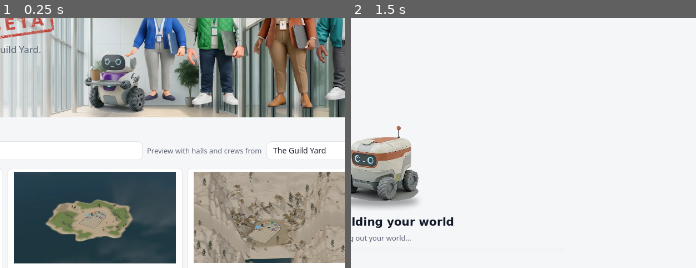
Above: before the commit, frames 1-2 (left to right).
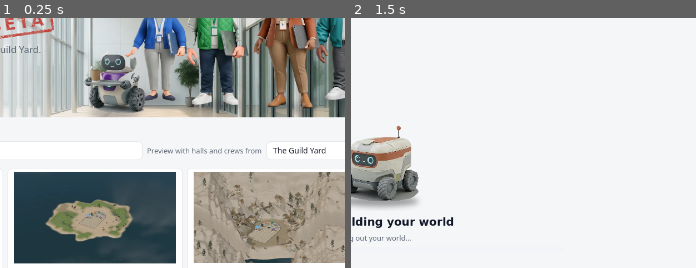
Above: after the commit, the same moments.

Repository: oddessentials/agent-guild-builders
Game: Godot game, scene res://src/ui/main.tscn
The game is run twice, just before and just after one commit, with the same random seed, the same clock (stepped at 60 frames per second) and the same inputs.
Inputs (mouse positions are % of the whole screen's width and height, from its top left):
- Up to frame 1 (0.25 s): no input
- Up to frame 2 (1.5 s): click "Blank Open ground and the Yar…" at 0.5 s; tap Enter at 1.25 s; move the mouse to (36, 70) at 1.27 s; hold W from 1.28 s (still down); tap M at 1.35 s; click (36, 70) at 1.42 s
The pictures show only the part of the screen within x 28-78%, y 17-67%; the shares and areas given below are measured in that part.

The runs differ from the first frame. In frame 1, 0.1% of the frame differs, in the area x 20-80%, y 75-97%; in frame 2, nothing differs.

Commit message:
Fix stale limits, drags, slider undo, protected ground and the clean kit build
Co-Authored-By: Claude Opus 5.5 <noreply@anthropic.com>

Diff:
--- a/src/core/templates.gd
+++ b/src/core/templates.gd
@@ -95,6 +95,17 @@
 	_scatter(doc, rng, noise, ["stone", "boulder"], 80, 18.0, 140.0, 0.0, 1.0)
 	return doc
 
+## The last word on any land shape: flat where crews stand, easing out from there,
+## and never high enough to hide the Yard.
+static func _clear_the_yard(doc: WorldDoc) -> void:
+	var res := WorldDoc.TERRAIN_RES
+	var limits := Clearance.terrain_limits()
+	for j in res:
+		for i in res:
+			var p := WorldDoc.cell_to_world(i, j)
+			var o := j * res + i
+			doc.heights[o] = minf(doc.heights[o], limits[o]) * smoothstep(2.0, 24.0, Clearance.live_distance(p.x, p.y))
+
 static func _blank(doc: WorldDoc, rng: Rng, noise: ValueNoise) -> void:
 	_shape(doc, noise, 2.5, 6.0)
 	_paint(doc, noise, 1000.0, 0.62)
@@ -103,7 +114,6 @@
 static func _island(doc: WorldDoc, rng: Rng, noise: ValueNoise) -> void:
 	doc.data.water_level = -0.6
 	var res := WorldDoc.TERRAIN_RES
-	var limits := Clearance.terrain_limits()
 	var centre := Vector2(0.0, 10.0)
 	for j in res:
 		for i in res:
@@ -112,9 +122,10 @@
 			var a := off.angle()
 			var coast := 66.0 + (noise.fbm(cos(a) * 1.7 + 4.0, sin(a) * 1.7 + 6.0) - 0.5) * 54.0
 			var d := off.length()
-			var bump := (noise.fbm(p.x * 0.03, p.y * 0.03) - 0.35) * 5.0 * smoothstep(2.0, 22.0, Clearance.live_distance(p.x, p.y))
+			var bump := (noise.fbm(p.x * 0.03, p.y * 0.03) - 0.35) * 5.0
 			var land := maxf(bump, float(doc.data.water_level) + 0.5)
-			doc.heights[j * res + i] = minf(lerpf(land, -7.0, smoothstep(coast - 12.0, coast + 14.0, d)), limits[j * res + i])
+			doc.heights[j * res + i] = lerpf(land, -7.0, smoothstep(coast - 12.0, coast + 14.0, d))
+	_clear_the_yard(doc)
 	_paint(doc, noise, 30.0, 0.62, 1.2)
 	_scatter(doc, rng, noise, ["tree_young", "tree_oak"], 18, 24.0, 62.0, 0.36, 1.0)
 	_scatter(doc, rng, noise, ["shrub_low", "shrub_wild", "shrub_round"], 60, 16.0, 70.0, 0.3, 1.0)
@@ -130,21 +141,20 @@
 static func _canyon(doc: WorldDoc, rng: Rng, noise: ValueNoise) -> void:
 	doc.data.water_level = -11.0
 	var res := WorldDoc.TERRAIN_RES
-	var limits := Clearance.terrain_limits()
 	var up := Clearance._ground_up()
 	const LEDGE := 7.0
 	for j in res:
 		for i in res:
 			var p := WorldDoc.cell_to_world(i, j)
-			var near := smoothstep(2.0, 24.0, Clearance.live_distance(p.x, p.y))
 			var reach := _canyon_reach(p, noise)
 			var cliff := 20.0 * smoothstep(0.0, 12.0, reach) + 34.0 * smoothstep(12.0, 52.0, reach)
 			var layer := floorf(cliff / LEDGE)
 			var h := (layer + smoothstep(0.0, 0.3, cliff / LEDGE - layer)) * LEDGE
 			var broken := (noise.fbm(p.x * 0.06 + 3.0, p.y * 0.06) - 0.5) * 2.0
-			h = (h + broken * lerpf(3.0, 12.0, smoothstep(0.0, 18.0, reach))) * near
+			h += broken * lerpf(3.0, 12.0, smoothstep(0.0, 18.0, reach))
 			var gorge := absf(p.dot(up) + 62.0 + (noise.fbm(p.x * 0.015 + 9.0, p.y * 0.015) - 0.5) * 16.0)
-			doc.heights[j * res + i] = minf(lerpf(h, -14.0, 1.0 - smoothstep(9.0, 22.0, gorge)), limits[j * res + i])
+			doc.heights[j * res + i] = lerpf(h, -14.0, 1.0 - smoothstep(9.0, 22.0, gorge))
+	_clear_the_yard(doc)
 	_paint(doc, noise, 14.0, 0.5, 0.3, 1, 3)
 	var placed := 0
 	for attempt in 800:
--- a/src/ui/editor_view.gd
+++ b/src/ui/editor_view.gd
@@ -21,6 +21,7 @@
 const TURN_STEP := PI / 12.0
 const SMALLEST_SIZE := 0.5
 const LARGEST_SIZE := 2.0
+const WATER_LOWEST := -20.0
 const PLACE_GROUPS := [["trees", "Trees"], ["plants", "Plants"], ["rocks", "Rocks"], ["lights", "Lights"], ["props", "Props"], ["furniture", "Furniture"], ["statues", "Statues"], ["landmarks", "Landmarks"], ["holiday", "Holiday"]]
 const TOOL_KEYS := {KEY_M: Tool.ARRANGE, KEY_P: Tool.SCATTER, KEY_C: Tool.ERASE, KEY_L: Tool.LAND, KEY_G: Tool.GROUND, KEY_W: Tool.WATER, KEY_S: Tool.MOOD, KEY_V: Tool.LOOK}
 
@@ -49,6 +50,8 @@
 var _selected_ring: MeshInstance3D
 var _selected_id := -1
 var _drag := {}
+var _arrange_was := {}
+var _panel_stale := false
 var _place_group := ""
 var _place_search := ""
 var _place_items: VBoxContainer
@@ -561,6 +564,7 @@
 	_dismiss_preview()
 	tool = id
 	_selected_id = -1
+	_arrange_was.clear()
 	_show_selection()
 	for k in _tools:
 		_tools[k].button_pressed = k == id
@@ -631,8 +635,8 @@
 			on.text = "This world has water"
 			on.button_pressed = float(doc.data.water_level) > -50.0
 			_options.add_child(on)
-			var level := clampf(doc.safe_water_level(), -8.0, WorldDoc.MAX_WATER_LEVEL) if on.button_pressed else -0.6
-			var s := _slider("Water level", -8.0, WorldDoc.MAX_WATER_LEVEL, 0.1, level, "%.1f m",
+			var level := doc.safe_water_level() if on.button_pressed else -0.6
+			var s := _slider("Water level", minf(WATER_LOWEST, floorf(level)), WorldDoc.MAX_WATER_LEVEL, 0.1, level, "%.1f m",
 				func(v):
 					doc.data.water_level = v
 					_scene.refresh_water()
@@ -912,7 +916,7 @@
 	s.max_value = hi
 	s.step = step
 	s.value = value
-	var state := {"start": s.value, "dragging": false, "pending": false}
+	var state := {"start": s.value, "exact": value, "touched": false, "dragging": false, "pending": false}
 	_slider_states.append(state)
 	var settle := Timer.new()
 	settle.one_shot = true
@@ -922,10 +926,17 @@
 		settle.stop()
 		state.dragging = false
 		state.pending = false
-		if commit.is_valid() and s.value != state.start:
-			var was: float = state.start
+		if not commit.is_valid():
+			return
+		if s.value != state.start:
+			var was: float = state.exact
 			state.start = s.value
+			state.exact = s.value
+			state.touched = false
 			commit.call(s.value, was)
+		elif state.touched:
+			state.touched = false
+			live.call(state.exact)
 	_slider_finishes.append(finish)
 	settle.timeout.connect(finish)
 	s.drag_started.connect(func(): state.dragging = true)
@@ -934,6 +945,7 @@
 		finish.call())
 	s.value_changed.connect(func(v):
 		_dismiss_preview()
+		state.touched = true
 		state.pending = v != state.start
 		readout.text = format % v
 		live.call(v)
@@ -955,6 +967,9 @@
 	for finish in _slider_finishes.duplicate():
 		finish.call()
 	_finishing_edits = false
+	if _panel_stale:
+		_panel_stale = false
+		_build_options()
 
 func _input(event: InputEvent) -> void:
 	if event is InputEventMouseButton and not event.pressed:
@@ -1156,13 +1171,15 @@
 	if thing.is_empty():
 		return
 	_options.add_child(ProTheme.heading(_thing_name(thing.kind), 13))
-	_slider("Turn", 0.0, 360.0, 1.0, rad_to_deg(wrapf(float(thing.turn), 0.0, TAU)), "%.0f°",
-		func(v): _preview_selected("turn", deg_to_rad(v)),
-		func(v, was): _commit_selected("Turn", "turn", deg_to_rad(v), deg_to_rad(was)))
+	var exact_turn: float = thing.turn
+	var shown_turn := rad_to_deg(wrapf(exact_turn, 0.0, TAU))
+	_slider("Turn", 0.0, 360.0, 1.0, shown_turn, "%.0f°",
+		func(v): _preview_selected("turn", exact_turn if v == shown_turn else deg_to_rad(v)),
+		func(_v, _was): _commit_selected("Turn", "turn"))
 	var room := floorf(Placing.largest_scale(doc, thing.kind, thing.x, thing.z) * 100.0) / 100.0
 	_slider("Size", SMALLEST_SIZE, maxf(float(thing.scale), minf(LARGEST_SIZE, room)), 0.01, float(thing.scale), "%.2f×",
 		func(v): _preview_selected("scale", v),
-		func(v, was): _commit_selected("Resize", "scale", v, was))
+		func(_v, _was): _commit_selected("Resize", "scale"))
 	var remove := Button.new()
 	remove.text = "Remove"
 	remove.pressed.connect(_remove_selected)
@@ -1175,9 +1192,21 @@
 				return t
 	return {}
 
+## Everything shown about the chosen thing depends on where it stands, so any
+## change to the world redraws it, once the edit in progress has finished.
+func _refresh_selection() -> void:
+	if _selected().is_empty():
+		_selected_id = -1
+	_show_selection()
+	if _finishing_edits:
+		_panel_stale = true
+	else:
+		_build_options()
+
 func _select_thing(id: int) -> void:
 	_finish_edits()
 	_selected_id = id
+	_arrange_was.clear()
 	_show_selection()
 	_build_options()
 
@@ -1195,18 +1224,21 @@
 	var thing := _selected()
 	if thing.is_empty():
 		return
+	if not _arrange_was.has(field):
+		_arrange_was[field] = thing[field]
 	var changed: Dictionary = thing.duplicate()
 	changed[field] = value
 	doc.data.things[doc.data.things.find(thing)] = changed
 	_scene.update_things([changed], [thing])
 	_show_selection()
 
-func _commit_selected(label: String, field: String, value: Variant, was: Variant) -> void:
+func _commit_selected(label: String, field: String) -> void:
 	var thing := _selected()
-	if thing.is_empty():
+	if thing.is_empty() or not _arrange_was.has(field):
 		return
 	var before: Dictionary = thing.duplicate()
-	before[field] = was
+	before[field] = _arrange_was[field]
+	_arrange_was.erase(field)
 	history.things_edit("%s %s" % [label, _thing_name(thing.kind)], [thing], [before], true)
 
 func _turn_selected(by: float) -> void:
@@ -1258,7 +1290,8 @@
 	var over := _thing_at(pos)
 	_select_thing(int(over.id) if not over.is_empty() else -1)
 	if not over.is_empty():
-		_drag = {"from": pos, "moving": false, "why": "", "hit": null}
+		var base := _camera.unproject_position(Vector3(over.x, doc.height_at(over.x, over.z), over.z))
+		_drag = {"from": pos, "grip": (base - pos) * _camera.size / float(_viewport.size.y), "moving": false, "why": "", "hit": null}
 
 func _drag_thing(pos: Vector2) -> void:
 	var thing := _selected()
@@ -1271,7 +1304,7 @@
 		_drag.moving = true
 		_scene.update_things([], [thing])
 		_selected_ring.visible = false
-	var hit = _ground_at(pos)
+	var hit = _ground_at(pos + _drag.grip * float(_viewport.size.y) / _camera.size)
 	if hit != null:
 		_drag.hit = hit
 		_drag.why = Placing.why_not_moved(doc, thing, hit.x, hit.z)
@@ -1570,12 +1603,6 @@
 	match part:
 		History.Part.THINGS:
 			_scene.update_things(detail.added, detail.removed)
-			if tool == Tool.ARRANGE:
-				_show_selection()
-				if not _finishing_edits:
-					if _selected().is_empty():
-						_selected_id = -1
-					_build_options()
 		History.Part.LAND:
 			_scene.mark_land(detail)
 			_invalidate_zones()
@@ -1587,6 +1614,8 @@
 				_title_box.text = str(doc.data.title)
 			if not _own_commit and tool in [Tool.WATER, Tool.MOOD]:
 				_build_options()
+	if tool == Tool.ARRANGE:
+		_refresh_selection()
 
 func _on_steps_changed() -> void:
 	_mark_dirty()
@@ -1814,8 +1843,11 @@
 		if not _scene.land_pending():
 			_last_settle = now
 			_scene.settle_things()
-	if _dirty_at > 0.0 and now - _dirty_at > AUTOSAVE_SECONDS and not _painting and not _slider_states.any(func(s): return s.dragging or s.pending):
+	if _dirty_at > 0.0 and now - _dirty_at > AUTOSAVE_SECONDS and not _in_gesture():
 		_save_now(false)
+
+func _in_gesture() -> bool:
+	return _painting or not _drag.is_empty() or _slider_states.any(func(s): return s.dragging or s.pending)
 
 func _project_folder() -> String:
 	return path if path != "" else WorldLibrary.folder_for(str(doc.data.title))
--- a/tests/run.gd
+++ b/tests/run.gd
@@ -14,7 +14,7 @@
 
 func _run() -> void:
 	var only := OS.get_cmdline_user_args()
-	for t in [["grid", _grid_matches_shipped_plates], ["cover", …(294 unchanged characters)… l", _place_panel], ["seasons", _seasons]]:
+	for t in [["grid", _grid_matches_shipped_plates], ["cover", …(294 unchanged characters)… l", _place_panel], ["seasons", _seasons], ["review", _review]]:
 		if only.is_empty() or only.has(t[0]):
 			check(await t[1].call() == true, t[0] + ": completes without a script error")
 	print("%d passed, %d failed" % [passed, failed])
@@ -733,7 +733,7 @@
 	check(is_equal_approx(view._selected().turn, kept.turn), "arrange: undo turns it back")
 	var before_scale: float = view._selected().scale
 	view._preview_selected("scale", 1.5)
-	view._commit_selected("Resize", "scale", 1.5, before_scale)
+	view._commit_selected("Resize", "scale")
 	check(view._selected().scale == 1.5, "arrange: resizes it")
 	view.history.undo()
 	check(view._selected().scale == before_scale, "arrange: undo restores the size")
@@ -838,3 +838,125 @@
 	check(JSON.stringify(live.data.things[0]) == JSON.stringify(moved_before), "seasons: nothing moved")
 	view.free()
 	return true
+
+func _sliders(view: Control) -> Array:
+	return view._options.get_children().filter(func(c): return c is HSlider)
+
+func _land_is_protected(doc: WorldDoc) -> bool:
+	var checked := Clearance.check_world(doc)
+	return checked.get("valid", false) or checked.issues.all(func(i): return i.kind != "land")
+
+func _review() -> bool:
+	var keep := WorldLibrary.root_override
+	WorldLibrary.root_override = OS.get_user_data_dir().path_join("review-test")
+	var doc := WorldDoc.create("guild", "T", 3)
+	var elm := doc.add_thing("tree_elm", -40.0, -40.0, 0.5, 1.0)
+	var fir := doc.add_thing("tree_fir", 60.0, -60.0, 0.5, 1.0)
+	var odd := doc.add_thing("stone", 40.0, 40.0, 0.5, 1.0045)
+	var view: Control = await _arrange_view(doc)
+	view._zoom = 0.3
+	view._place_camera()
+	var from := _screen_of(view, elm)
+	var to: Vector2 = view._camera.unproject_position(Vector3(0.0, 0.0, 48.0))
+	_click(view, from, true)
+	_drag(view, to)
+	_click(view, to, false)
+	var moved: Dictionary = view._selected()
+	check(Vector2(moved.x, moved.z).distance_to(Vector2(0.0, 48.0)) < 0.5, "review: the elm moved near the Yard")
+	var limit := Placing.largest_scale(doc, "tree_elm", moved.x, moved.z)
+	check(_sliders(view)[1].max_value <= limit, "review: the size limit follows a move, %f against %f" % [_sliders(view)[1].max_value, limit])
+	_sliders(view)[1].value = 2.0
+	view._finish_edits()
+	check(Clearance.check_world(doc).get("valid", false), "review: resizing after a move keeps the world exportable")
+	view._zoom = view.DEFAULT_ZOOM
+	view._target = Vector3(fir.x, 1.0, fir.z)
+	view._place_camera()
+	var base := _screen_of(view, fir)
+	var per_pixel: float = view._camera.size / float(view._viewport.size.y)
+	var grabbed := base + Vector2(0.0, -14.0 * Yard.axes().up.y / per_pixel)
+	check(view._thing_at(grabbed).get("id") == fir.id, "review: a fir can be grabbed high up")
+	_click(view, grabbed, true)
+	_drag(view, grabbed + Vector2(7, 0))
+	_click(view, grabbed + Vector2(7, 0), false)
+	var nudged: Dictionary = view._selected()
+	var went := Vector2(nudged.x, nudged.z).distance_to(Vector2(fir.x, fir.z))
+	check(went > 0.0 and went < 1.0, "review: a small drag moves it a small way, went %f m" % went)
+	_click(view, _screen_of(view, nudged), true)
+	_drag(view, _screen_of(view, nudged) + Vector2(20, 0))
+	while Time.get_ticks_msec() < 2100:
+		await process_frame
+	view._dirty_at = 0.001
+	view._process(0.0)
+	check(not view._drag.is_empty() and view._drag.moving, "review: autosave waits for a drag to finish")
+	view._dirty_at = -1.0
+	_click(view, _screen_of(view, nudged) + Vector2(20, 0), false)
+	view._zoom = 0.3
+	view._target = Vector3(0, 1, 0)
+	view._place_camera()
+	view._select_thing(odd.id)
+	var exact: Dictionary = view._selected().duplicate()
+	var undo_before: int = view.history._undo.get_current_action()
+	_sliders(view)[0].value = 90.0
+	var turn_start: float = _sliders(view)[0].value
+	view._finish_edits()
+	view.history.undo()
+	check(view._selected().turn == exact.turn, "review: undo restores the exact turn, %f against %f" % [view._selected().turn, exact.turn])
+	view._select_thing(odd.id)
+	_sliders(view)[1].value = 1.5
+	view._finish_edits()
+	view.history.undo()
+	check(view._selected().scale == exact.scale, "review: undo restores the exact size, %f against %f" % [view._selected().scale, exact.scale])
+	view._select_thing(odd.id)
+	var start: float = _sliders(view)[0].value
+	_sliders(view)[0].value = start + 40.0
+	_sliders(view)[0].value = start
+	view._finish_edits()
+	check(view._selected().turn == exact.turn and view.history._undo.get_current_action() == undo_before, "review: dragging back to the start changes nothing")
+	var raised := WorldDoc.create("guild", "T", 3)
+	raised.add_thing("stone", 40.0, 40.0, 0.0, 1.0)
+	view._select_thing(-1)
+	view.free()
+	var land_view: Control = await _arrange_view(raised)
+	land_view._select_thing(raised.data.things[0].id)
+	var size_cap: float = _sliders(land_view)[1].max_value
+	var cell := roundi((40.0 + WorldDoc.TERRAIN_SIZE / 2.0) / (WorldDoc.TERRAIN_SIZE / (WorldDoc.TERRAIN_RES - 1)))
+	var cells := {}
+	for dj in range(-4, 5):
+		for di in range(-4, 5):
+			var at := (cell + dj) * WorldDoc.TERRAIN_RES + cell + di
+			cells[at] = [Clearance.max_elevation(40.0, 40.0) - 0.05, raised.ground[at]]
+	land_view.history.land_stroke("Raise", cells)
+	check(_sliders(land_view)[1].max_value < size_cap, "review: the size limit follows the land under the chosen thing")
+	check(absf(land_view._selected_ring.position.y - (raised.height_at(40.0, 40.0) + 0.1)) < 0.001, "review: the marker follows the land too")
+	land_view.free()
+	var wet := WorldDoc.create("guild", "T", 3)
+	wet.data.water_level = -11.0
+	var water_view: Control = await _arrange_view(wet)
+	water_view._select_tool(water_view.Tool.WATER)
+	check(_sliders(water_view)[0].value == -11.0, "review: the water slider shows the real level, %f" % _sliders(water_view)[0].value)
+	_sliders(water_view)[0].value = -7.9
+	water_view._finish_edits()
+	water_view.history.undo()
+	check(float(wet.data.water_level) == -11.0, "review: undo restores the real water level, %f" % wet.data.water_level)
+	wet.data.water_level = -33.33
+	water_view._build_options()
+	_sliders(water_view)[0].value = -2.0
+	water_view._finish_edits()
+	water_view.history.undo()
+	check(float(wet.data.water_level) == -33.33, "review: any water level survives a slider and undo")
+	water_view.free()
+	WorldLibrary.root_override = keep
+	var sun_doc := WorldDoc.create("guild", "T", 3)
+	sun_doc.data.mood.light.sun_energy = 3.37
+	var sun_view: Control = await _arrange_view(sun_doc)
+	sun_view._select_tool(sun_view.Tool.MOOD)
+	_sliders(sun_view)[0].value = 4.0
+	sun_view._finish_edits()
+	sun_view.history.undo()
+	check(float(sun_doc.data.mood.light.sun_energy) == 3.37, "review: every slider's undo is exact")
+	sun_view.free()
+	check(Clearance.check_world(Templates.create("canyon", "guild", "T", 1941)).get("valid", false), "review: canyon seed 1941 can export")
+	for key in ["canyon", "island"]:
+		for seed_value in [1, 2, 3, 1941, 99999]:
+			check(_land_is_protected(Templates.create(key, "guild", "T", seed_value)), "review: %s seed %d keeps the Yard's ground" % [key, seed_value])
+	return true
Binary file changed: data/thumbs/template_canyon.webp
Binary file changed: data/thumbs/template_island.webp
